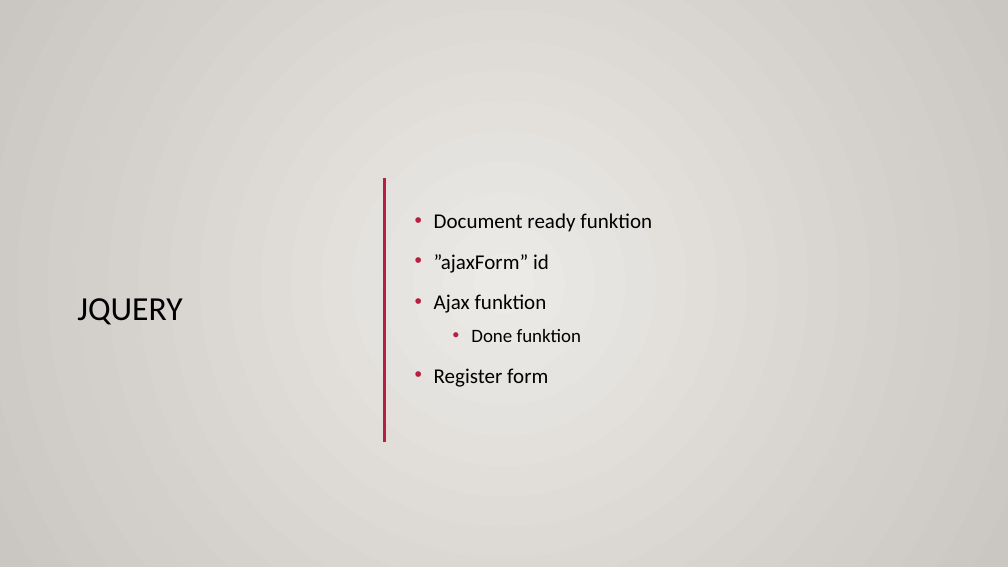
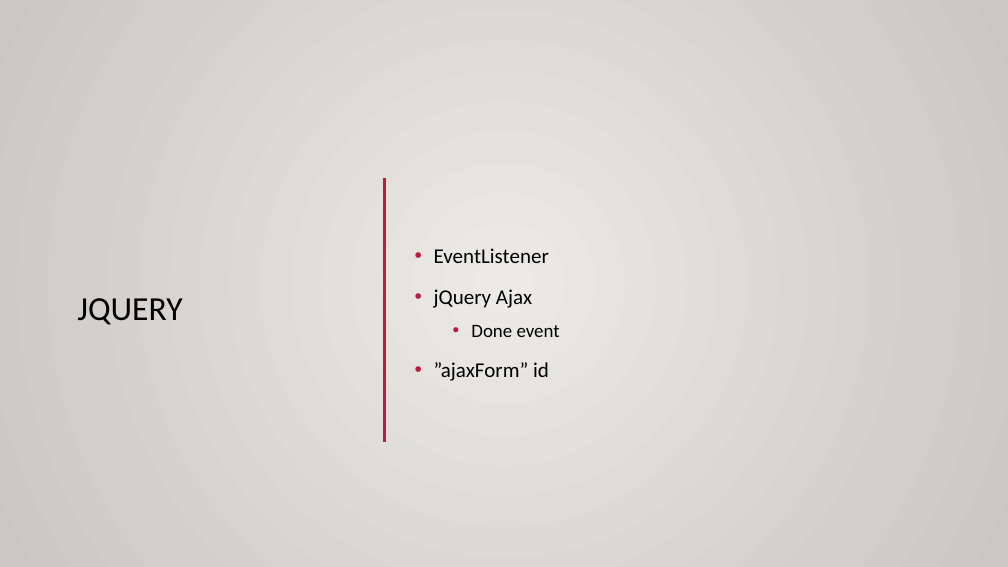
Before and after one commit to asgerhs/FogProject, a slide deck: slide 5 of Rapport/Præsentation.pptx. Drawn at 1008x567 pixels with LibreOffice and Linux fonts; fonts in the diff are those of the drawing; background and template pictures are left out. Boxes give left, top, right and bottom in pixels: in the first picture for what was removed or moved away, otherwise in the second. Text is boxed around its words. In the diff, an @@ line names an element or a change of style, - is before the commit and + after.

Commit message:
PP

```diff
--- a/Rapport/Præsentation.pptx
+++ b/Rapport/Præsentation.pptx
@@ text at box(434, 248, 560, 337): text changed @@
-• Document ready funktion
+• EventListener
+• jQuery Ajax
+  • Done event
@@ text at box(434, 294, 581, 387): paragraphs removed @@
-• Ajax funktion
-  • Done funktion
-• Register form
```
Also in this commit, not shown: 2 other slides changed.
